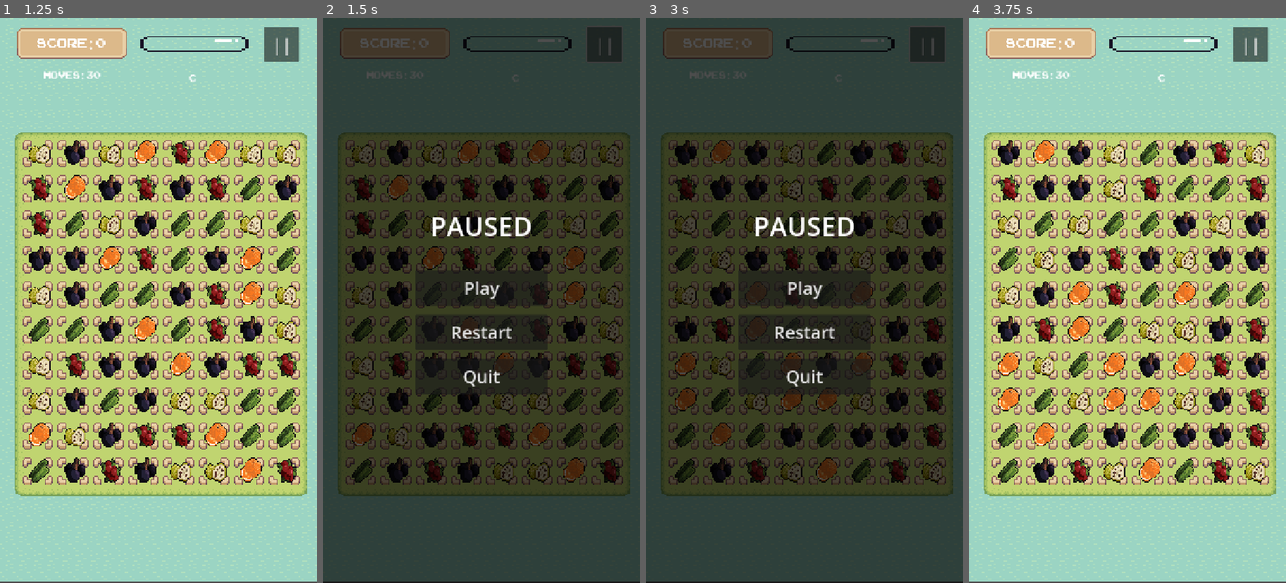
Above: before the commit, frames 1-4 (left to right).
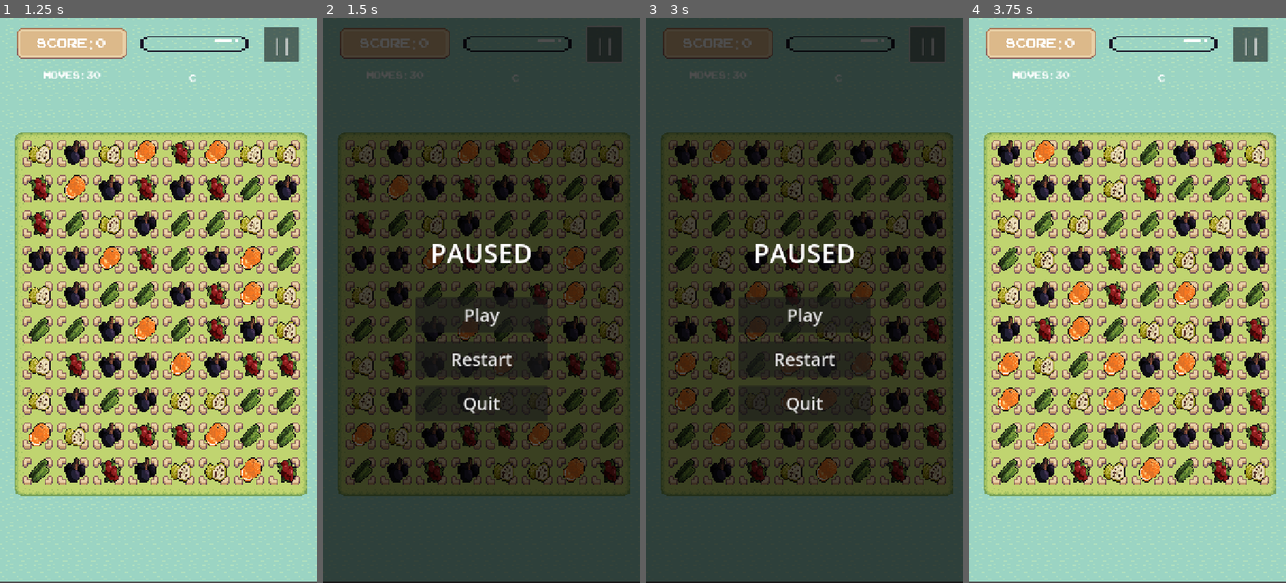
Above: after the commit, the same moments.

Repository: danieljuan6278/Fruit
Game: Godot game, scene res://scene/main_menu.tscn
Same seed, same stepped clock (60 frames per second), same inputs: the game is played once before the commit and once after it.
Inputs:
- Up to frame 1 (1.25 s): click "Play" at 0.5 s
- Up to frame 2 (1.5 s): click "||" at 1.25 s
- Up to frame 3 (3 s): click "Restart" at 2 s; click "||" at 2.75 s
- Up to frame 4 (3.75 s): click "Play" at 3.5 s

Frame 1 is identical in both runs. In frame 2, 2.5% of the frame differs, in the area x 29-71%, y 35-70%; in frame 3, 3.0%; in frame 4, nothing differs.

Commit message:
pause_menu file

Diff:
--- /dev/null
+++ b/scene/pause_menu.tscn
@@ -0,0 +1,63 @@
+[gd_scene load_steps=2 format=3 uid="uid://pausemenuuid123"]
+
+[ext_resource type="Script" path="res://script/pause_menu.gd" id="1_pausemenu"]
+
+[node name="PauseMenu" type="CanvasLayer"]
+process_mode = 3
+layer = 100
+script = ExtResource("1_pausemenu")
+
+[node name="PauseButton" type="Button" parent="."]
+offset_left = 600.0
+offset_top = 20.0
+offset_right = 680.0
+offset_bottom = 100.0
+theme_override_font_sizes/font_size = 40
+text = "||"
+
+[node name="Overlay" type="ColorRect" parent="."]
+visible = false
+anchors_preset = 15
+anchor_right = 1.0
+anchor_bottom = 1.0
+color = Color(0, 0, 0, 0.7)
+
+[node name="VBoxContainer" type="VBoxContainer" parent="Overlay"]
+anchors_preset = 8
+anchor_left = 0.5
+anchor_top = 0.5
+anchor_right = 0.5
+anchor_bottom = 0.5
+offset_left = -150.0
+offset_top = -150.0
+offset_right = 150.0
+offset_bottom = 150.0
+theme_override_constants/separation = 20
+
+[node name="Title" type="Label" parent="Overlay/VBoxContainer"]
+layout_mode = 2
+theme_override_font_sizes/font_size = 60
+text = "PAUSED"
+horizontal_alignment = 1
+
+[node name="Spacer" type="Control" parent="Overlay/VBoxContainer"]
+custom_minimum_size = Vector2(0, 20)
+layout_mode = 2
+
+[node name="ResumeButton" type="Button" parent="Overlay/VBoxContainer"]
+custom_minimum_size = Vector2(300, 80)
+layout_mode = 2
+theme_override_font_sizes/font_size = 40
+text = "Play"
+
+[node name="RestartButton" type="Button" parent="Overlay/VBoxContainer"]
+custom_minimum_size = Vector2(300, 80)
+layout_mode = 2
+theme_override_font_sizes/font_size = 40
+text = "Restart"
+
+[node name="QuitButton" type="Button" parent="Overlay/VBoxContainer"]
+custom_minimum_size = Vector2(300, 80)
+layout_mode = 2
+theme_override_font_sizes/font_size = 40
+text = "Quit"
--- a/script/game.gd
+++ b/script/game.gd
@@ -33,7 +33,9 @@
 	if ui_manager:
 		ui_manager.set_game_state(game_state)
 
-	setup_pause_menu()
+	var pause_menu = preload("res://scene/pause_menu.tscn").instantiate()
+	add_child(pause_menu)
+	game_state.game_over.connect(func(phase): pause_menu.show_game_over())
 
 	all_pieces = make_2d_array()
 	spawn_board()
@@ -256,95 +258,3 @@
 func _on_score_updated(total: int, phase: int):
 	"""Called when score updates"""
 	print("Score updated - Total: %d, Phase: %d" % [total, phase])
-
-# --- PAUSE MENU LOGIC ---
-var pause_panel: ColorRect
-
-func setup_pause_menu():
-	var canvas = CanvasLayer.new()
-	canvas.layer = 100 # Put it on top
-	canvas.process_mode = Node.PROCESS_MODE_ALWAYS
-	add_child(canvas)
-
-	# Pause button on HUD
-	var pause_btn = Button.new()
-	pause_btn.text = "||" # Pause icon or text
-	pause_btn.add_theme_font_size_override("font_size", 40)
-
-	# For mobile, it's nice to have it in the top corner. Since width is 8 * 80 = 640 approx, x=600 is good
-	pause_btn.position = Vector2(600, 20)
-	pause_btn.size = Vector2(80, 80)
-	pause_btn.pressed.connect(show_pause_menu)
-	canvas.add_child(pause_btn)
-
-	# Pause panel
-	pause_panel = ColorRect.new()
-	pause_panel.color = Color(0, 0, 0, 0.7)
-	pause_panel.set_anchors_preset(Control.PRESET_FULL_RECT)
-	# Size manually since anchors might be tricky if parent isn't a Control
-	var viewport_size = get_viewport_rect().size
-	pause_panel.size = viewport_size
-	if viewport_size == Vector2.ZERO:
-		pause_panel.size = Vector2(720, 1280) # Fallback size
-
-	pause_panel.hide()
-	canvas.add_child(pause_panel)
-
-	var vbox = VBoxContainer.new()
-	vbox.set_anchors_preset(Control.PRESET_CENTER)
-	vbox.add_theme_constant_override("separation", 20)
-	vbox.position = Vector2(pause_panel.size.x / 2 - 150, pause_panel.size.y / 2 - 150)
-	vbox.size = Vector2(300, 300)
-	pause_panel.add_child(vbox)
-
-	var title = Label.new()
-	title.text = "PAUSED"
-	title.add_theme_font_size_override("font_size", 60)
-	title.horizontal_alignment = HORIZONTAL_ALIGNMENT_CENTER
-	vbox.add_child(title)
-
-	var spacer = Control.new()
-	spacer.custom_minimum_size = Vector2(0, 20)
-	vbox.add_child(spacer)
-
-	var resume_btn = Button.new()
-	resume_btn.text = "Play"
-	resume_btn.custom_minimum_size = Vector2(300, 80)
-	resume_btn.add_theme_font_size_override("font_size", 40)
-	resume_btn.pressed.connect(resume_game)
-	vbox.add_child(resume_btn)
-
-	var restart_btn = Button.new()
-	restart_btn.text = "Restart"
-	restart_btn.custom_minimum_size = Vector2(300, 80)
-	restart_btn.add_theme_font_size_override("font_size", 40)
-	restart_btn.pressed.connect(restart_game)
-	vbox.add_child(restart_btn)
-
-	var quit_btn = Button.new()
-	quit_btn.text = "Quit"
-	quit_btn.custom_minimum_size = Vector2(300, 80)
-	quit_btn.add_theme_font_size_override("font_size", 40)
-	quit_btn.pressed.connect(quit_to_main)
-	vbox.add_child(quit_btn)
-
-func show_pause_menu():
-	get_tree().paused = true
-	var viewport_size = get_viewport_rect().size
-	if viewport_size != Vector2.ZERO:
-		pause_panel.size = viewport_size
-		var vbox = pause_panel.get_child(0)
-		vbox.position = Vector2(pause_panel.size.x / 2 - vbox.size.x / 2, pause_panel.size.y / 2 - vbox.size.y / 2)
-	pause_panel.show()
-
-func resume_game():
-	get_tree().paused = false
-	pause_panel.hide()
-
-func restart_game():
-	get_tree().paused = false
-	get_tree().reload_current_scene()
-
-func quit_to_main():
-	get_tree().paused = false
-	get_tree().change_scene_to_file("res://scene/main_menu.tscn")
--- /dev/null
+++ b/script/pause_menu.gd
@@ -0,0 +1,42 @@
+extends CanvasLayer
+
+@onready var overlay = $Overlay
+@onready var title = $Overlay/VBoxContainer/Title
+@onready var resume_btn = $Overlay/VBoxContainer/ResumeButton
+@onready var restart_btn = $Overlay/VBoxContainer/RestartButton
+@onready var quit_btn = $Overlay/VBoxContainer/QuitButton
+@onready var pause_btn = $PauseButton
+
+func _ready():
+	pause_btn.pressed.connect(_on_pause_pressed)
+	resume_btn.pressed.connect(_on_resume_pressed)
+	restart_btn.pressed.connect(_on_restart_pressed)
+	quit_btn.pressed.connect(_on_quit_pressed)
+
+func _on_pause_pressed():
+	show_menu("PAUSED")
+
+func show_menu(menu_title: String):
+	get_tree().paused = true
+	title.text = menu_title
+	overlay.show()
+	if menu_title == "GAME OVER":
+		resume_btn.hide()
+		pause_btn.hide()
+	else:
+		resume_btn.show()
+
+func _on_resume_pressed():
+	get_tree().paused = false
+	overlay.hide()
+
+func _on_restart_pressed():
+	get_tree().paused = false
+	get_tree().reload_current_scene()
+
+func _on_quit_pressed():
+	get_tree().paused = false
+	get_tree().change_scene_to_file("res://scene/main_menu.tscn")
+
+func show_game_over():
+	show_menu("GAME OVER")
